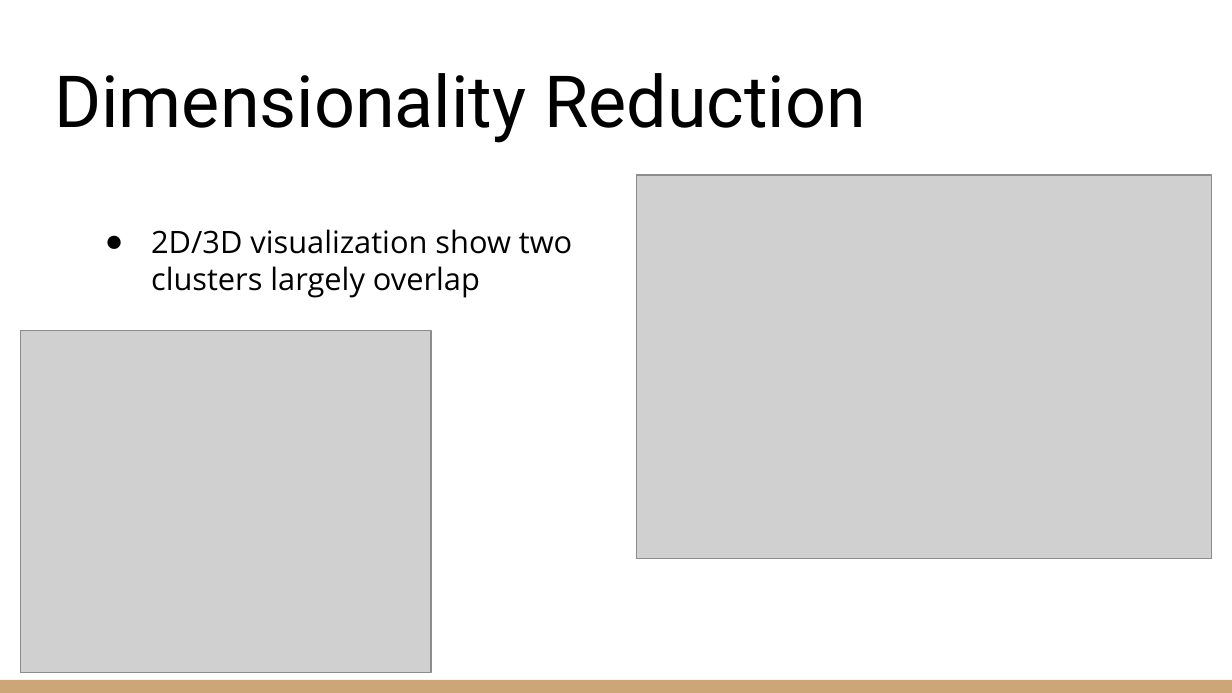
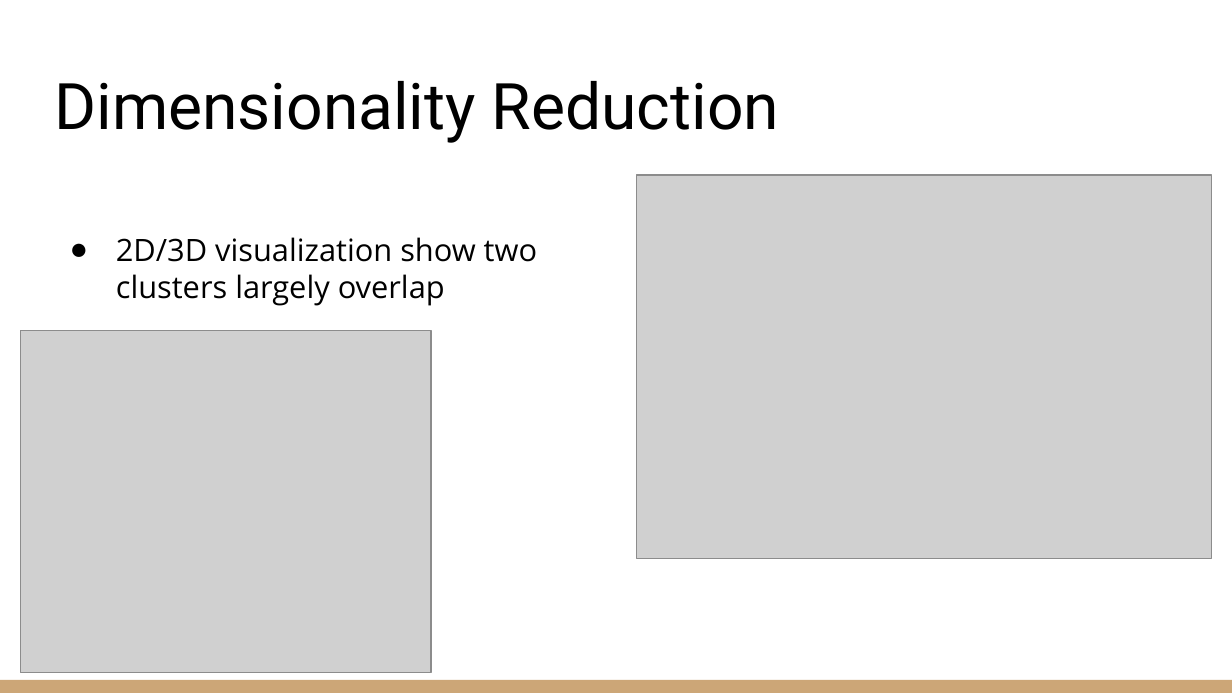
Before and after one commit to zachcarlson/HeartAttackPredictor, a slide deck: slide 21 of documents/DSCI 631 Final Project Presentation.pptx. Drawn at 1232x693 pixels with LibreOffice and Linux fonts; fonts in the diff are those of the drawing; grey boxes stand for pictures. Boxes give left, top, right and bottom in pixels: in the first picture for what was removed or moved away, otherwise in the second. Text is boxed around its words. In the diff, an @@ line names an element or a change of style, - is before the commit and + after.

```diff
--- a/documents/DSCI 631 Final Project Presentation.pptx
+++ b/documents/DSCI 631 Final Project Presentation.pptx
@@ title "Dimensionality Reduction" at (54,81,779,143): size 42 to 37.5 pt @@
@@ text "2D/3D visualization show two clusters ...": place and size @@
-text "2D/3D visualization show two clusters ..." at (151,229,572,298)
+text "2D/3D visualization show two clusters ..." at (116,237,537,306)
```
Also in this commit, not shown: 12 other slides changed, 1 other file.
